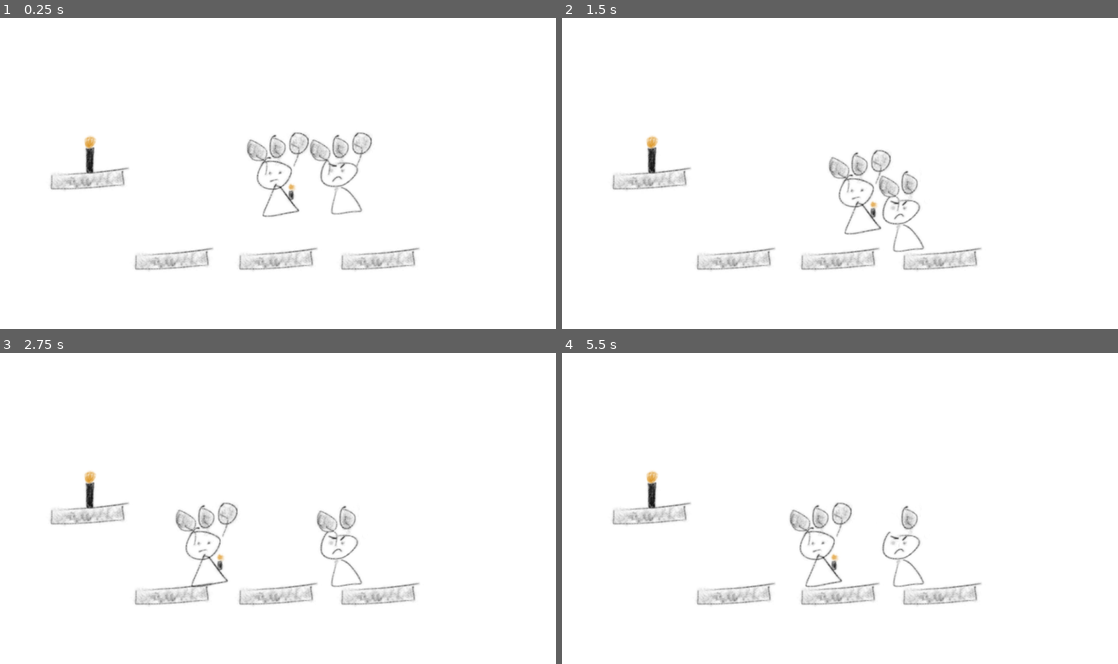
Above: before the commit, frames 1-4 (two rows, left to right).
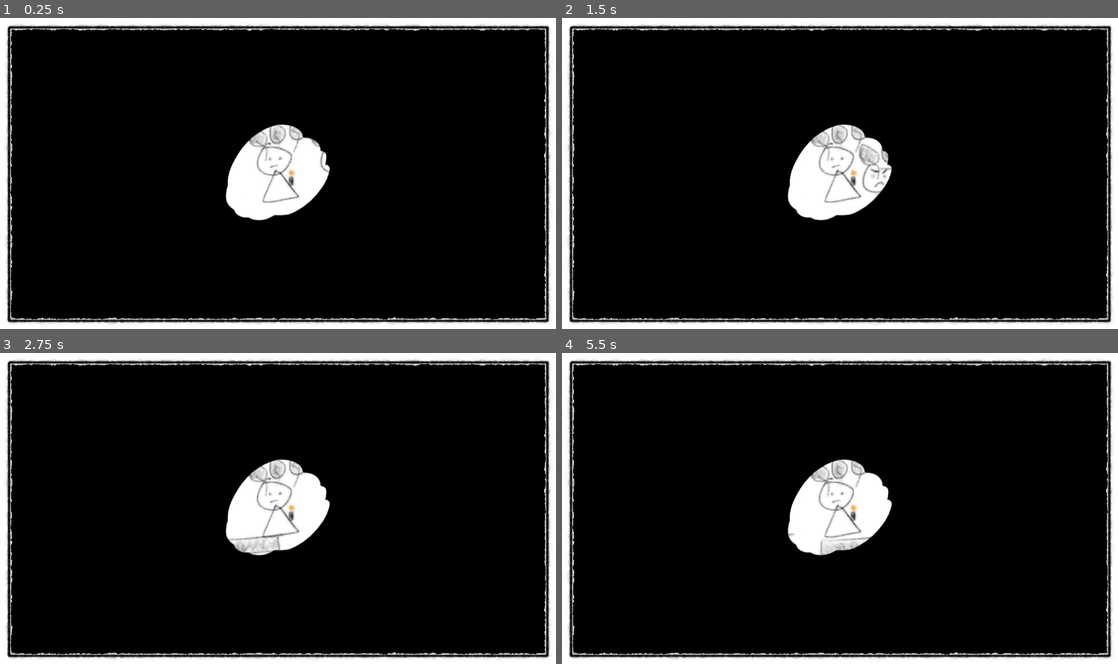
Above: after the commit, the same moments.

Repository: jdcalvelli/prototype-studio-prompt-8
Game: Godot game, scene res://scenes/game_scene.tscn
Same seed, same stepped clock (60 frames per second), same inputs: the game is played once before the commit and once after it.
Inputs:
- Up to frame 1 (0.25 s): no input
- Up to frame 2 (1.5 s): hold D (right) from 0.53 s (still down); tap Space (jump) at 0.77 s
- Up to frame 3 (2.75 s): tap Space (jump) at 1.52 s; release D (right) at 2.03 s; hold A (left) from 2.03 s (still down)
- Up to frame 4 (5.5 s): release A (left) at 2.78 s; hold D (right) 2.78-4.28 s; tap Space (jump) at 3.02, 3.77, 4.52 s; hold A (left) 4.28-5.03 s; hold D (right) from 5.03 s (still down)

The runs differ from the first frame. In frame 1, 91% of the frame differs, in the area x 1-99%, y 2-99%; in frame 2, 91%; in frame 3, 91%; in frame 4, 91%.

Commit message:
adding candle logic

Diff:
--- a/prefabs/candle.tscn
+++ b/prefabs/candle.tscn
@@ -1,11 +1,13 @@
-[gd_scene load_steps=3 format=3 uid="uid://tku3xkfaa17b"]
+[gd_scene load_steps=4 format=3 uid="uid://tku3xkfaa17b"]
 
 [ext_resource type="Texture2D" uid="uid://cmbn288mpnscs" path="res://assets/images/candle.PNG" id="1_ebdoo"]
+[ext_resource type="Script" path="res://scripts/candle.gd" id="1_t1077"]
 
 [sub_resource type="RectangleShape2D" id="RectangleShape2D_0gppk"]
 size = Vector2(27, 85)
 
 [node name="Candle" type="Area2D"]
+script = ExtResource("1_t1077")
 
 [node name="CollisionShape2D" type="CollisionShape2D" parent="."]
 position = Vector2(-0.5, 1.5)
--- a/prefabs/player.tscn
+++ b/prefabs/player.tscn
@@ -1,8 +1,12 @@
-[gd_scene load_steps=5 format=3 uid="uid://dxvv53y02m1h6"]
+[gd_scene load_steps=9 format=3 uid="uid://dxvv53y02m1h6"]
 
 [ext_resource type="Script" path="res://scripts/Player.gd" id="1_us1pe"]
 [ext_resource type="Texture2D" uid="uid://btxsenhlwkusc" path="res://assets/images/player.PNG" id="2_1c1rl"]
 [ext_resource type="PackedScene" uid="uid://b1t7kuye3gggg" path="res://prefabs/balloons.tscn" id="3_dom84"]
+[ext_resource type="Texture2D" uid="uid://x6gbuv81r7r" path="res://assets/images/blocker-1.PNG" id="4_ylgqt"]
+[ext_resource type="Script" path="res://scripts/Obstructor.gd" id="5_f38r4"]
+[ext_resource type="Texture2D" uid="uid://cftr1i8wsdcya" path="res://assets/images/blocker-2.PNG" id="6_aixa2"]
+[ext_resource type="Texture2D" uid="uid://vqjxykba3uxn" path="res://assets/images/blocker-3.PNG" id="7_cmox3"]
 
 [sub_resource type="RectangleShape2D" id="RectangleShape2D_nd8w3"]
 size = Vector2(99, 131)
@@ -19,3 +23,15 @@
 
 [node name="Balloons" parent="." instance=ExtResource("3_dom84")]
 position = Vector2(2.08165e-12, -75)
+
+[node name="Camera2D" type="Camera2D" parent="."]
+
+[node name="Obstructor" type="Sprite2D" parent="Camera2D"]
+z_index = 1
+texture = ExtResource("4_ylgqt")
+script = ExtResource("5_f38r4")
+ObstructorSprites = Array[Texture2D]([ExtResource("4_ylgqt"), ExtResource("6_aixa2"), ExtResource("7_cmox3")])
+
+[node name="Timer" type="Timer" parent="."]
+wait_time = 8.0
+autostart = true
--- a/scenes/game_scene.tscn
+++ b/scenes/game_scene.tscn
@@ -9,6 +9,7 @@
 [node name="GameScene" type="Node2D"]
 
 [node name="Background" type="Sprite2D" parent="."]
+scale = Vector2(1000, 1000)
 texture = ExtResource("1_j6u4x")
 
 [node name="Player" parent="." instance=ExtResource("2_dqse8")]
@@ -28,5 +29,3 @@
 
 [node name="Platform4" parent="." instance=ExtResource("7_yc76j")]
 position = Vector2(-434, 15)
-
-[node name="Camera2D" type="Camera2D" parent="."]
--- /dev/null
+++ b/scripts/Obstructor.gd
@@ -0,0 +1,3 @@
+extends Sprite2D
+
+@export var ObstructorSprites : Array[Texture2D]
--- a/scripts/Player.gd
+++ b/scripts/Player.gd
@@ -7,6 +7,15 @@
 # Get the gravity from the project settings to be synced with RigidBody nodes.
 var gravity = ProjectSettings.get_setting("physics/2d/default_gravity")
 
+var obstructionState : int = 0
+
+func _ready():
+	$Timer.timeout.connect(
+		func():
+			if obstructionState > 0:
+				obstructionState -= 1
+			print("timeout")
+	)
 
 func _physics_process(delta):
 	# Add the gravity.
@@ -25,13 +34,10 @@
 			velocity.x = direction * SPEED
 		else:
 			velocity.x = move_toward(velocity.x, 0, SPEED)
-
-		# smoother screen wrap
-		if position.x <= -(get_viewport_rect().size.x / 2) - $Sprite2D.texture.get_width():
-			position.x = get_viewport_rect().size.x / 2
-		elif position.x >= (get_viewport_rect().size.x / 2) + $Sprite2D.texture.get_width():
-			position.x = -(get_viewport_rect().size.x / 2)
 	elif $Balloons.numBalloons <= 0:
 		$CollisionShape2D.disabled = true
 
+	# setting obstructors
+	$Camera2D/Obstructor.texture = $Camera2D/Obstructor.ObstructorSprites[obstructionState]
+
 	move_and_slide()
--- a/scripts/balloons.gd
+++ b/scripts/balloons.gd
@@ -8,7 +8,7 @@
 
 func _on_balloon_entered(body:Node2D):
 	numBalloons -= 1
-	print(numBalloons)
+	# print(numBalloons)
 	# change sprite to be one with less balloons
 	$AnimatedSprite2D.frame = numBalloons - 1
 	if numBalloons == 0:
--- /dev/null
+++ b/scripts/candle.gd
@@ -0,0 +1,12 @@
+extends Area2D
+
+# Called when the node enters the scene tree for the first time.
+func _ready():
+	self.body_entered.connect(_on_body_entered)
+
+func _on_body_entered(body:Node2D):
+	if body.name == "Player":
+		body.get_node("Timer").start(8.0)
+		if body.obstructionState < 2:
+			body.obstructionState += 1
+			print(body.obstructionState)
